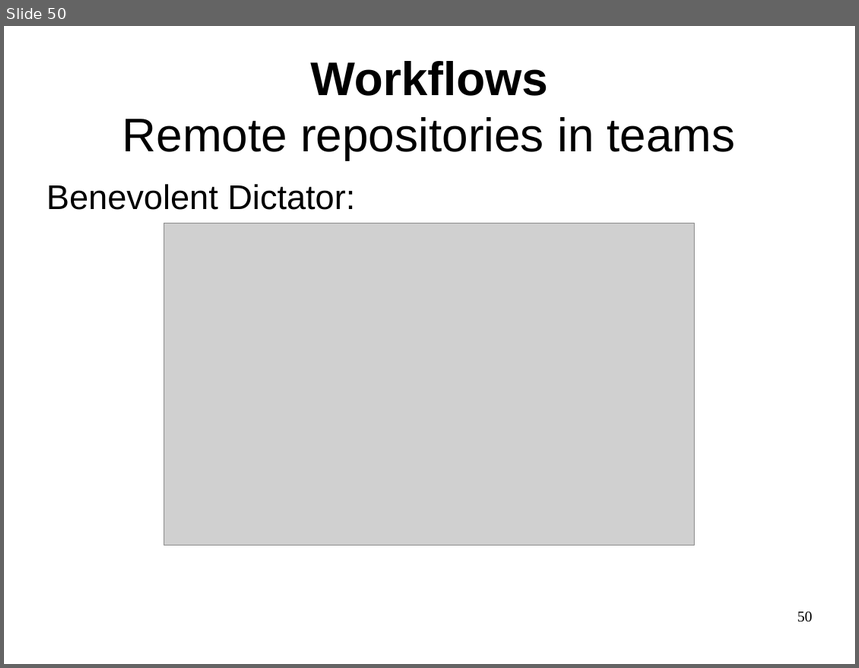
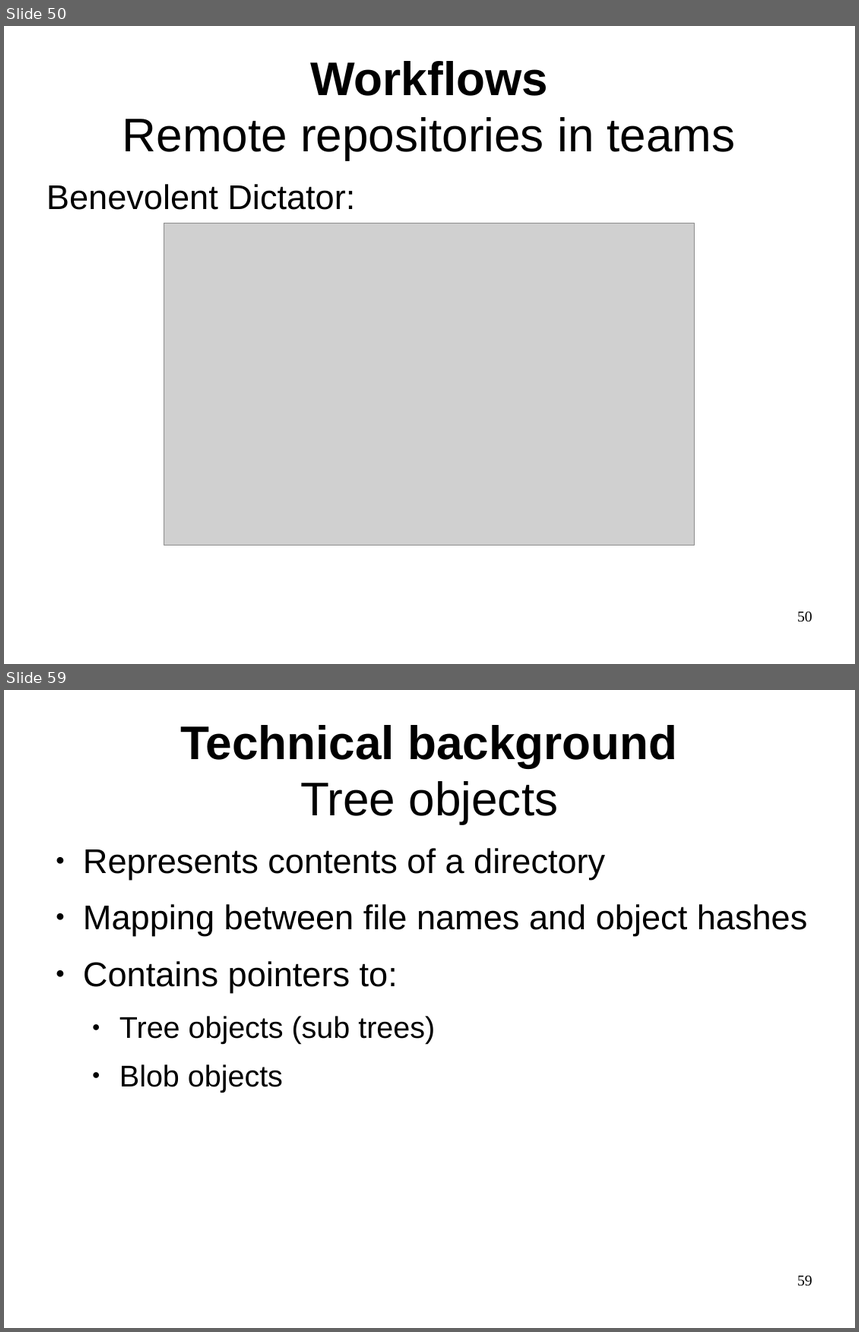
Before and after one commit to philpackmohr/git-paper, a slide deck: git-presentation.odp. Shown one above the other, each under a label of ours: slide 50 before the commit, slides 50 and 59 after it; the slides between them are not shown. The pictures are 859x668 and 859x1332 pixels, drawn with LibreOffice and Linux fonts; fonts in the diff are those of the drawing; grey boxes stand for pictures. Boxes give left, top, right and bottom in pixels: in the first picture for what was removed or moved away, otherwise in the second. Text is boxed around its words. In the diff, an @@ line names an element or a change of style, - is before the commit and + after.

Commit message:
More content to presentation

```diff
--- a/git-presentation.odp
+++ b/git-presentation.odp
@@ slide 59 added at (4,690,855,1328), background #FFFFFF @@
@@ title added at (180,725,677,825), 44 pt, text #000000, bold @@
+Technical background
+Tree objects
@@ text added at (83,848,808,1092), 32 pt, text #000000 @@
+● Represents contents of a directory
+● Mapping between file names and object hashes
+● Contains pointers to:
+  ● Tree objects (sub trees)
+  ● Blob objects
@@ page number added at (797,1276,813,1287), 14 pt, text #000000 @@
+59
```
Also in this commit, not shown: 16 other slides added.
